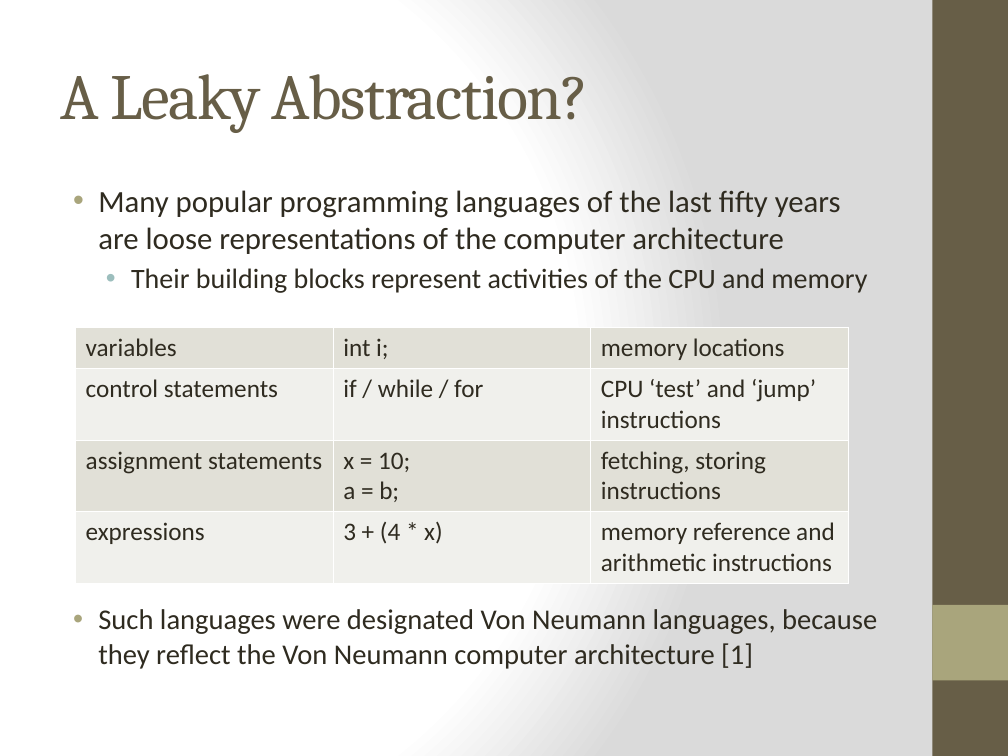
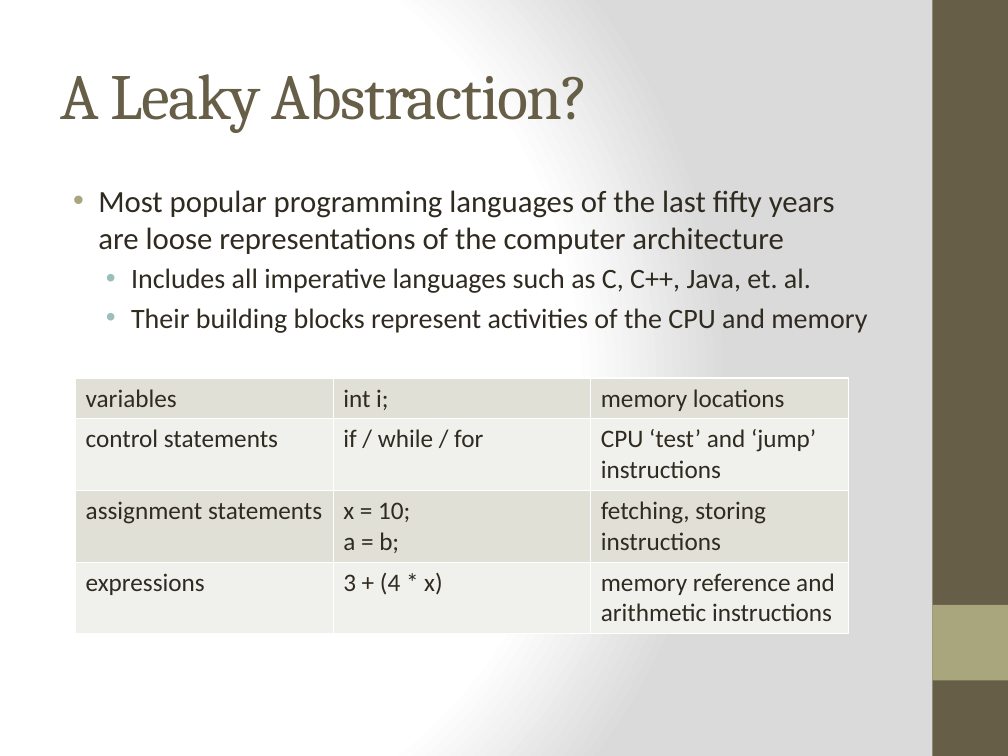
Before and after one commit to bjhartin/FoundationsOfFunctionalProgramming, a slide deck: slide 3 of FoundationsOfFunctionalProgramming.pptx. Drawn at 1008x756 pixels with LibreOffice and Linux fonts; fonts in the diff are those of the drawing. Boxes give left, top, right and bottom in pixels: in the first picture for what was removed or moved away, otherwise in the second. Text is boxed around its words. In the diff, an @@ line names an element or a change of style, - is before the commit and + after.

```diff
--- a/FoundationsOfFunctionalProgramming.pptx
+++ b/FoundationsOfFunctionalProgramming.pptx
@@ text at bbox=[98, 190, 835, 293]: text changed @@
-• Many popular programming languages of the last fifty years are loose representations of the computer architecture
+• Most popular programming languages of the last fifty years are loose representations of the computer architecture
+  • Includes all imperative languages such as C, C++, Java, et. al.
@@ table: place and size @@
-table at bbox=[76, 328, 850, 580]
+table at bbox=[76, 378, 850, 630]
@@ text removed at bbox=[98, 609, 877, 669] @@
-• Such languages were designated Von Neumann languages, because they reflect the Von Neumann computer architecture [1]
```
Also in this commit, not shown: 8 other slides changed, 8 slides added, 2 slides removed, 5 other files.
